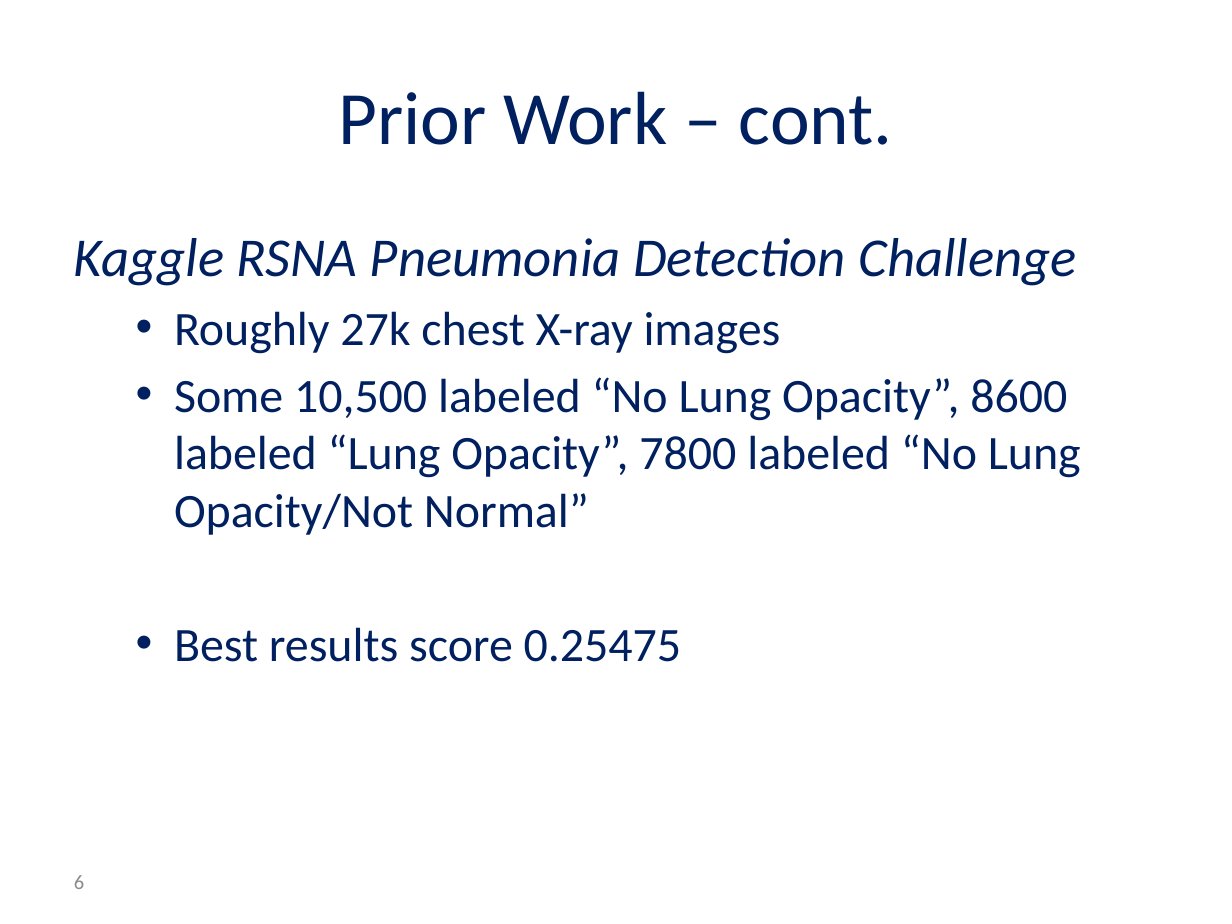
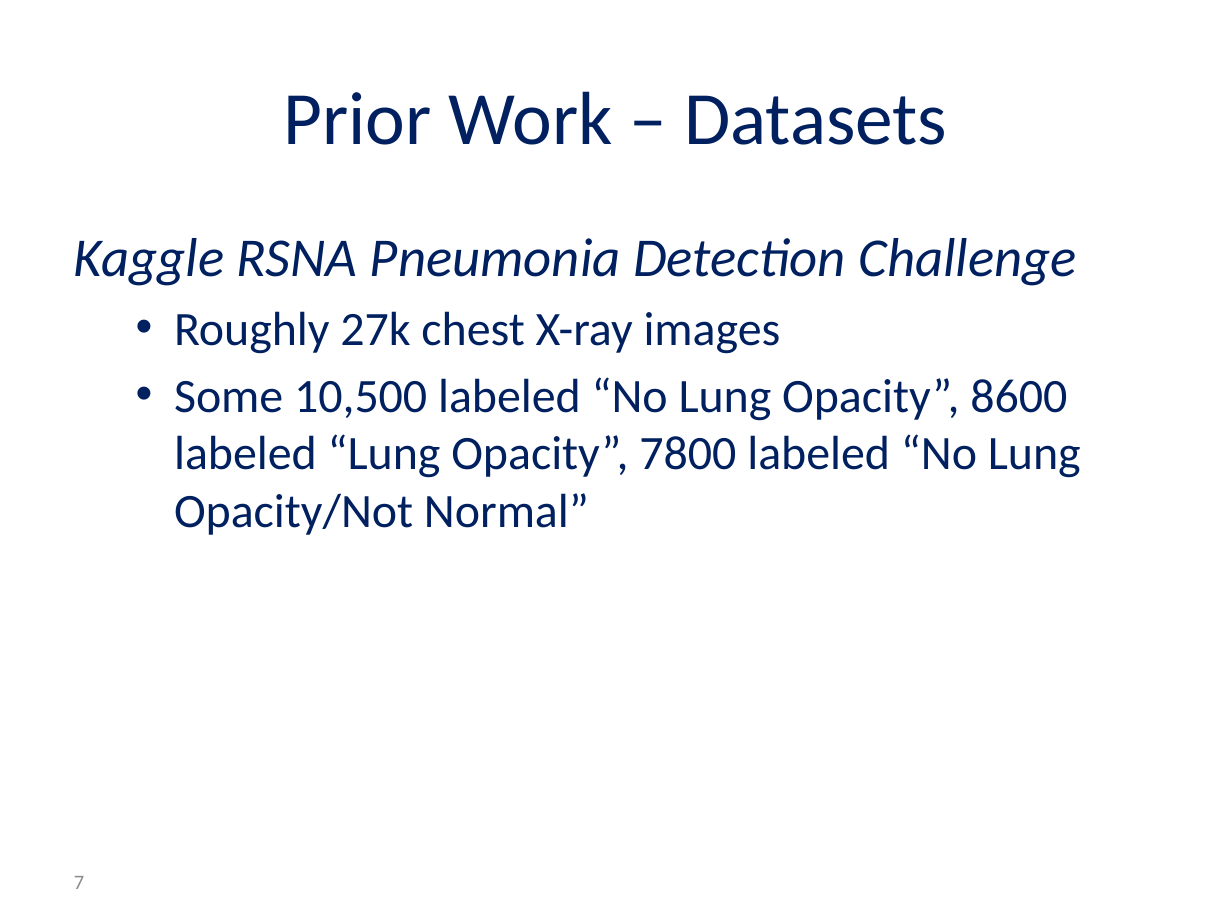
Before and after one commit to andyro2/Pneumonia-Detection-from-Chest-X-Rays-with-Robustness-to-Deformations, a slide deck: slide 7 of MidPresentation_Andy_Or.pptx (slide 6 before the commit). Drawn at 1232x924 pixels with LibreOffice and Linux fonts; fonts in the diff are those of the drawing; background and template pictures are left out. Boxes give left, top, right and bottom in pixels: in the first picture for what was removed or moved away, otherwise in the second. Text is boxed around its words. In the diff, an @@ line names an element or a change of style, - is before the commit and + after.

```diff
--- a/MidPresentation_Andy_Or.pptx
+++ b/MidPresentation_Andy_Or.pptx
@@ title at (x1=284, y1=91, x2=947, y2=145): text changed @@
-Prior Work – cont.
+Prior Work – Datasets
@@ text at (x1=174, y1=627, x2=682, y2=662): paragraph removed @@
-  • Best results score 0.25475
@@ page number at (x1=74, y1=876, x2=84, y2=889): text changed @@
-6
+7
```
Also in this commit, not shown: 8 other slides changed, 8 slides added, 1 slide removed, 1 other file.
